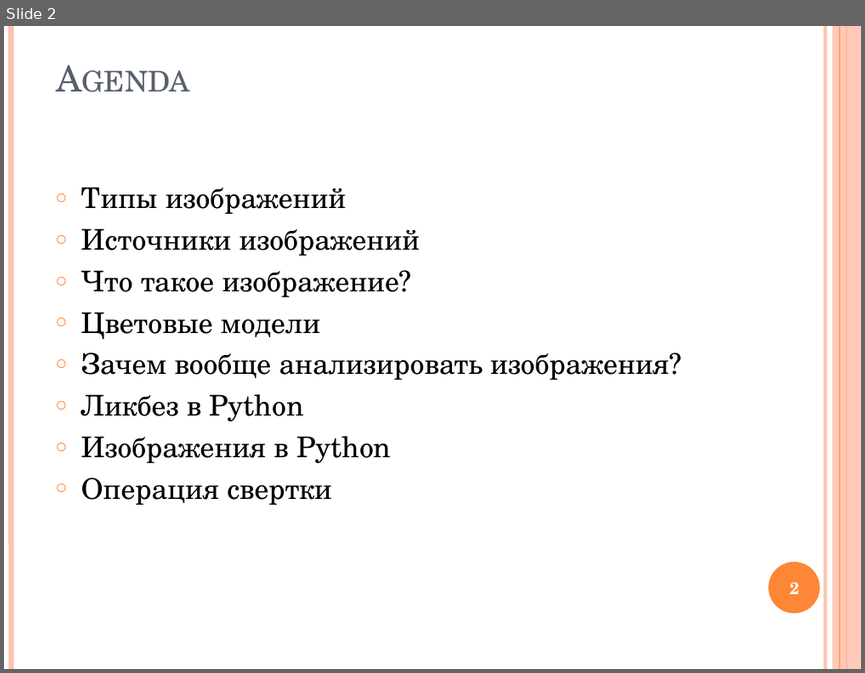
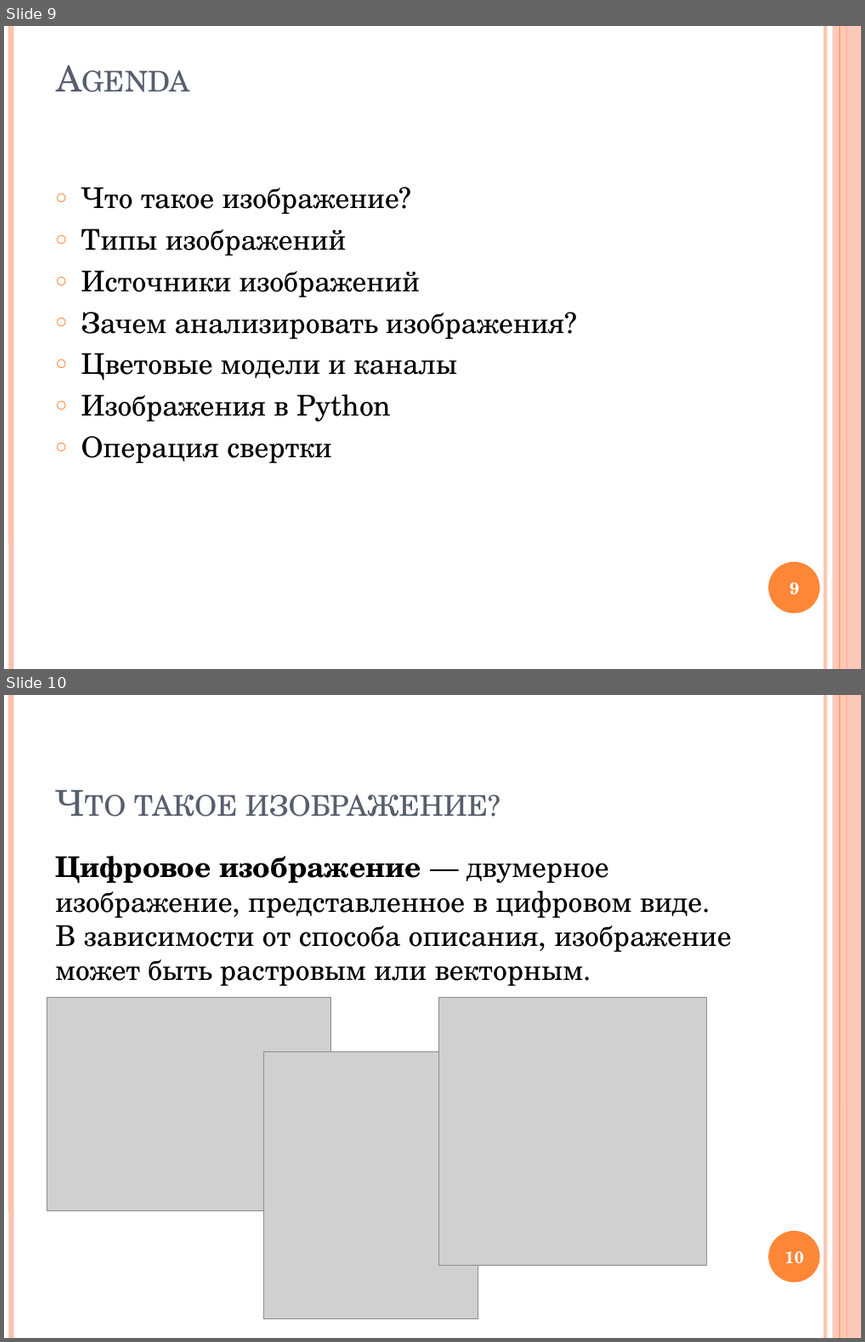
Before and after one commit to Kwentar/presentations, a slide deck: Image processing lessons/Lesson 1.pptx. Shown one above the other, each under a label of ours: slide 2 before the commit, slides 9 and 10 after it. The pictures are 865x673 and 865x1342 pixels, drawn with LibreOffice and Linux fonts; fonts in the diff are those of the drawing; grey boxes stand for pictures. Boxes give left, top, right and bottom in pixels: in the first picture for what was removed or moved away, otherwise in the second. Text is boxed around its words. In the diff, an @@ line names an element or a change of style, - is before the commit and + after.

```diff
--- a/Image processing lessons/Lesson 1.pptx
+++ b/Image processing lessons/Lesson 1.pptx
@@ slide 10 added at [4,695,861,1338], background #FFFFFF; not listed: 6 template elements that a slide beside it also shows @@
@@ title added at [134,794,488,817], 30 pt, text #575F6D, small capitals @@
+Что такое изображение?
@@ text added at [55,856,731,986], 24 pt, text #000000 @@
+Цифровое изображение — двумерное изображение, представленное в цифровом виде. В зависимости от способа описания, изображение может быть растровым или векторным.
@@ picture added at [46,998,331,1211] @@
@@ picture added at [439,998,707,1265] @@
@@ picture added at [263,1051,477,1319] @@
@@ page number added at [784,1251,804,1264], 14 pt, text #FFFFFF, bold @@
+10
@@ what was slide 2 is now slide 9 @@
@@ slide 9 changed as well @@
@@ text at [81,187,399,214]: paragraph added @@
+○ Что такое изображение?
@@ text at [81,312,565,380]: text changed @@
-○ Что такое изображение?
-○ Цветовые модели
-○ Зачем вообще анализировать изображения?
-○ Ликбез в Python
+○ Зачем анализировать изображения?
+○ Цветовые модели и каналы
@@ page number at [789,582,799,595]: text changed @@
-2
+9
```
Also in this commit, not shown: 20 other slides added, 2 slides removed.
